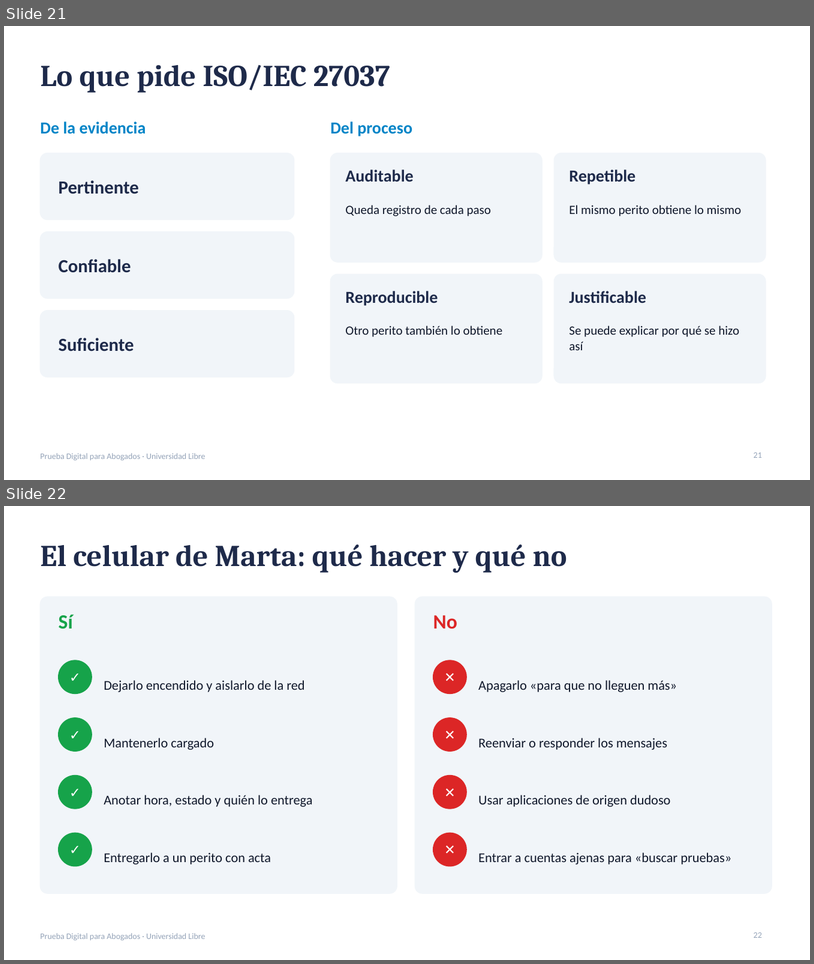
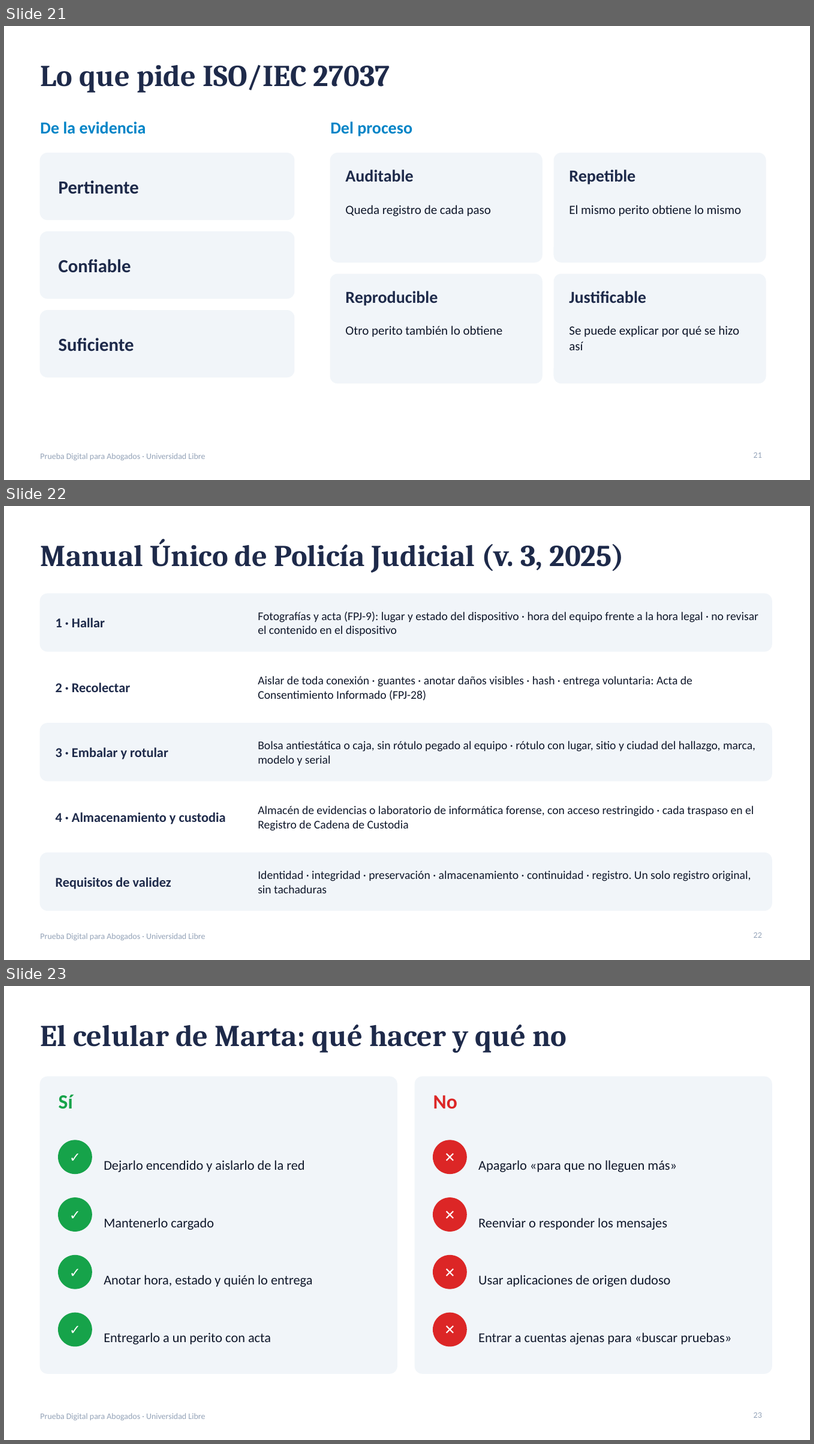
Before and after one commit to CertAcademico/cert-academico-by-redciber-org, a slide deck: materiales/prueba-digital/presentacion-prueba-digital-unilibre.pptx. Shown one above the other, each under a label of ours: slides 21 and 22 before the commit, slides 21, 22 and 23 after it. The pictures are 814x964 and 814x1444 pixels, drawn with LibreOffice and Linux fonts; fonts in the diff are those of the drawing. Boxes give left, top, right and bottom in pixels: in the first picture for what was removed or moved away, otherwise in the second. Text is boxed around its words. In the diff, an @@ line names an element or a change of style, - is before the commit and + after.

```diff
--- a/materiales/prueba-digital/presentacion-prueba-digital-unilibre.pptx
+++ b/materiales/prueba-digital/presentacion-prueba-digital-unilibre.pptx
@@ slide 22 added at [4,506,810,960], background #FFFFFF; not listed: 1 template element that a slide beside it also shows @@
@@ title added at [40,538,624,573], 36 pt, text #1E2A4A, bold @@
+Manual Único de Policía Judicial (v. 3, 2025)
@@ rounded rectangle added at [40,594,772,651], fill #F1F5F9, outline #F1F5F9 1 pt @@
@@ text added at [258,612,759,636], 14 pt, text #0F172A @@
+Fotografías y acta (FPJ-9): lugar y estado del dispositivo · hora del equipo frente a la hora legal · no revisar el contenido en el dispositivo
@@ text added at [56,618,105,627], 16 pt, text #1E2A4A, bold @@
+1 · Hallar
@@ rounded rectangle added at [40,658,772,716], fill #FFFFFF, outline #FFFFFF 1 pt @@
@@ text added at [56,682,130,692], 16 pt, text #1E2A4A, bold @@
+2 · Recolectar
@@ text added at [258,676,693,700], 14 pt, text #0F172A @@
+Aislar de toda conexión · guantes · anotar daños visibles · hash · entrega voluntaria: Acta de Consentimiento Informado (FPJ-28)
@@ rounded rectangle added at [40,723,772,781], fill #F1F5F9, outline #F1F5F9 1 pt @@
@@ text added at [56,747,168,759], 16 pt, text #1E2A4A, bold @@
+3 · Embalar y rotular
@@ text added at [258,741,756,765], 14 pt, text #0F172A @@
+Bolsa antiestática o caja, sin rótulo pegado al equipo · rótulo con lugar, sitio y ciudad del hallazgo, marca, modelo y serial
@@ rounded rectangle added at [40,788,772,846], fill #FFFFFF, outline #FFFFFF 1 pt @@
@@ text added at [258,805,754,831], 14 pt, text #0F172A @@
+Almacén de evidencias o laboratorio de informática forense, con acceso restringido · cada traspaso en el Registro de Cadena de Custodia
@@ text added at [56,812,226,824], 16 pt, text #1E2A4A, bold @@
+4 · Almacenamiento y custodia
@@ rounded rectangle added at [40,853,772,910], fill #F1F5F9, outline #F1F5F9 1 pt @@
@@ text added at [56,877,171,889], 16 pt, text #1E2A4A, bold @@
+Requisitos de validez
@@ text added at [258,870,752,893], 14 pt, text #0F172A @@
+Identidad · integridad · preservación · almacenamiento · continuidad · registro. Un solo registro original, sin tachaduras
@@ page number added at [754,932,762,937], 10 pt, text #94A3B8 @@
+22
@@ what was slide 22 is now slide 23 @@
```
Also in this commit, not shown: 1 slide changed.
